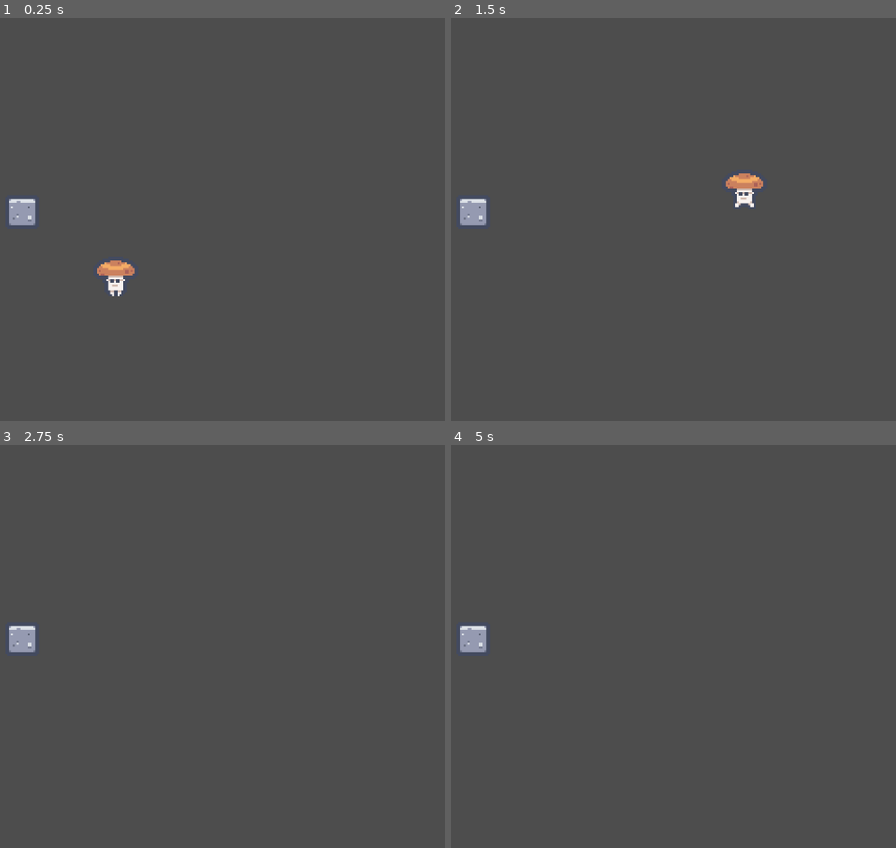
Above: before the commit, frames 1-4 (two rows, left to right).
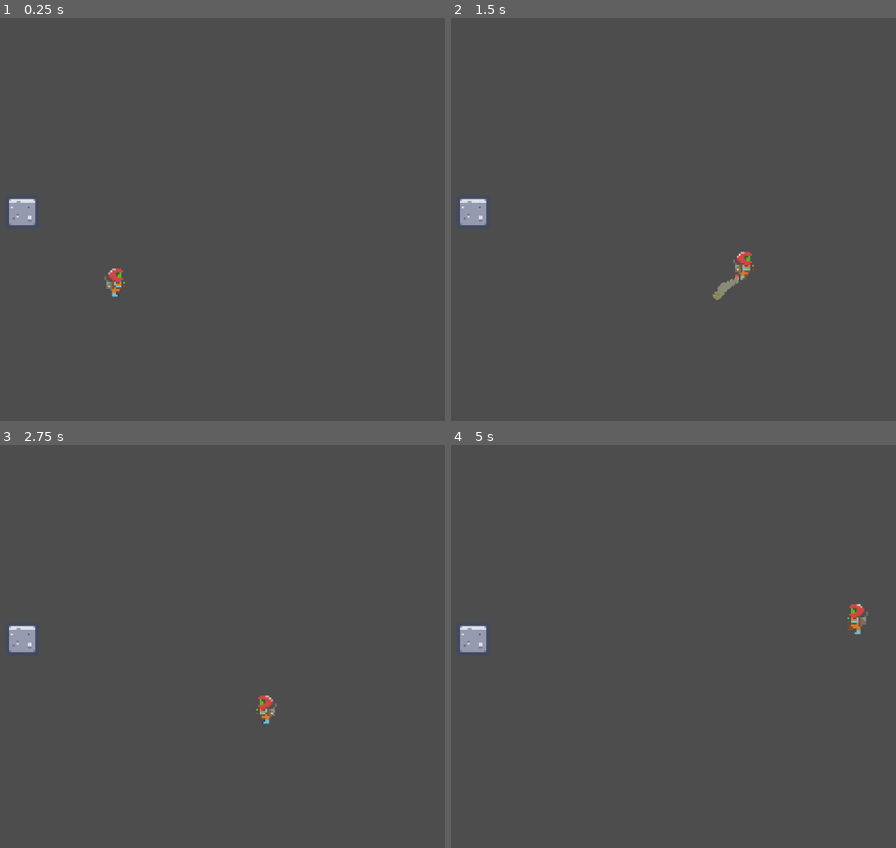
Above: after the commit, the same moments.

Repository: Kerwanc/TrantorIgniation
Game: Godot game, scene res://scenes/game.tscn
Two runs of this game, one before a commit and one after it. Both use one fixed random seed, a clock stepped at 60 frames per second and the inputs below.
Inputs:
- Up to frame 1 (0.25 s): no input
- Up to frame 2 (1.5 s): tap Enter (ui_accept) at 0.5, 1.35 s; hold Enter (ui_accept) 0.53-1.28 s; hold Right (ui_right) from 0.53 s (still down)
- Up to frame 3 (2.75 s): tap Enter (ui_accept) at 1.52, 1.82 s; release Right (ui_right) at 2.03 s; hold Left (ui_left) from 2.03 s (still down); hold Enter (ui_accept) from 2.03 s (still down)
- Up to frame 4 (5 s): release Left (ui_left) at 2.78 s; release Enter (ui_accept) at 2.78 s; hold Right (ui_right) 2.78-4.28 s; tap Enter (ui_accept) at 2.85, 3.02, 3.32, 4.35, 4.52, 4.82 s; hold Enter (ui_accept) 3.53-4.28 s; hold Left (ui_left) from 4.28 s (still down)

The runs differ from the first frame. In frame 1, 0.4% of the frame differs, in the area x 21-31%, y 60-70%; in frame 2, 0.7%, in the area x 58-71%, y 38-70%; in frame 3, 0.2%; in frame 4, 0.2%.

Commit message:
feat(character): changing character sprite and adding hold jump and jetpack effect

Diff:
--- a/scenes/player.gd
+++ b/scenes/player.gd
@@ -1,25 +1,78 @@
 extends CharacterBody2D
 
+const SPEED = 100.0
+const MIN_JUMP_POWER = -100.0
+const MAX_JUMP_POWER = -1000.0
+const CHARGE_RATE = 700.0
 
-const SPEED = 100.0
-const JUMP_VELOCITY = -400.0
+var jump_charge = 0.0
+var jump_used = false
+
+func handle_charge_jump(delta : float) -> void :
+	if Input.is_action_pressed("ui_accept") and not jump_used:
+		jump_charge -= CHARGE_RATE * delta
+		jump_charge = clamp(jump_charge, MAX_JUMP_POWER, 0.0)
+
+func handle_release_jump() -> void :
+	if Input.is_action_just_released("ui_accept") and not jump_used:
+		velocity.y = MIN_JUMP_POWER + jump_charge
+		jump_charge = 0.0
+		jump_used = true
+
+func handle_landing() -> void :
+	if is_on_floor() and jump_used:
+		jump_used = false
+		jump_charge = 0.0
+
+func handle_jump(delta : float) -> void:
+	handle_landing()
+	handle_charge_jump(delta)
+	handle_release_jump()
 
 
-func _physics_process(delta: float) -> void:
-	# Add the gravity.
+func handle_gravity(delta) :
 	if not is_on_floor():
 		velocity += get_gravity() * delta
 
-	# Handle jump .
-	if Input.is_action_just_pressed("ui_accept") or Input.is_action_just_pressed("ui_up") and is_on_floor():
-		velocity.y = JUMP_VELOCITY
-
-	# Get the input direction and handle the movement/deceleration.
-	# As good practice, you should replace UI actions with custom gameplay actions.
+func update_velocity() -> void:
 	var direction := Input.get_axis("ui_left", "ui_right")
 	if direction:
 		velocity.x = direction * SPEED
 	else:
 		velocity.x = move_toward(velocity.x, 0, SPEED)
 
+func manage_particules_orientation(direction) -> void :
+	if direction > 0:
+		$CPUParticles2D.direction = Vector2(-1, -1)
+		$CPUParticles2D.position.x = -4
+	elif direction < 0:
+		$CPUParticles2D.direction = Vector2(1, -1)
+		$CPUParticles2D.position.x = 4
+	else :
+		$CPUParticles2D.direction = Vector2(0, -1)
+
+func proccess_animation() -> void :
+	var direction := Input.get_axis("ui_left", "ui_right")
+	manage_particules_orientation(direction)
+	if direction :
+		if velocity.y == 0 :
+			$AnimatedSprite2D.play("walking")
+		$AnimatedSprite2D.flip_h = direction < 0
+	else :
+		if velocity.y == 0 :
+			$AnimatedSprite2D.play("idle")
+	if velocity.y < 0 :
+		$AnimatedSprite2D.play("flying")
+		$CPUParticles2D.emitting = true
+	if velocity.y > 0 :
+		$AnimatedSprite2D.play("falling")
+		$CPUParticles2D.emitting = false
+
+
+
+func _physics_process(delta: float) -> void:
+	handle_gravity(delta)
+	handle_jump(delta)
+	update_velocity()
+	proccess_animation()
 	move_and_slide()
--- a/scenes/player.tscn
+++ b/scenes/player.tscn
@@ -1,33 +1,88 @@
 [gd_scene format=3 uid="uid://d1os6mj3sfvt"]
 
-[ext_resource type="Texture2D" uid="uid://cgnguj7dywxmt" path="res://assets/characters_packed.png" id="1_3vyb7"]
 [ext_resource type="Script" uid="uid://lj43eeum72hj" path="res://scenes/player.gd" id="1_g2els"]
+[ext_resource type="Texture2D" uid="uid://ba75k7i5yub1w" path="res://assets/Characters/SpaceExplorerSheet(1).png" id="2_g2els"]
+
+[sub_resource type="AtlasTexture" id="AtlasTexture_smehm"]
+atlas = ExtResource("2_g2els")
+region = Rect2(128, 0, 16, 16)
+
+[sub_resource type="AtlasTexture" id="AtlasTexture_fjrip"]
+atlas = ExtResource("2_g2els")
+region = Rect2(112, 0, 16, 16)
+
+[sub_resource type="AtlasTexture" id="AtlasTexture_qhqgy"]
+atlas = ExtResource("2_g2els")
+region = Rect2(0, 0, 16, 16)
 
 [sub_resource type="AtlasTexture" id="AtlasTexture_g2els"]
-atlas = ExtResource("1_3vyb7")
-region = Rect2(48, 24, 24, 24)
+atlas = ExtResource("2_g2els")
+region = Rect2(16, 0, 16, 16)
 
-[sub_resource type="AtlasTexture" id="AtlasTexture_qhqgy"]
-atlas = ExtResource("1_3vyb7")
-region = Rect2(72, 24, 24, 24)
+[sub_resource type="AtlasTexture" id="AtlasTexture_dqkch"]
+atlas = ExtResource("2_g2els")
+region = Rect2(32, 0, 16, 16)
+
+[sub_resource type="AtlasTexture" id="AtlasTexture_qlg0r"]
+atlas = ExtResource("2_g2els")
+region = Rect2(48, 0, 16, 16)
+
+[sub_resource type="AtlasTexture" id="AtlasTexture_tuyoq"]
+atlas = ExtResource("2_g2els")
+region = Rect2(64, 0, 16, 16)
 
 [sub_resource type="SpriteFrames" id="SpriteFrames_dqkch"]
 animations = [{
 "frames": [{
 "duration": 1.0,
-"texture": SubResource("AtlasTexture_g2els")
+"texture": SubResource("AtlasTexture_smehm")
+}],
+"loop": true,
+"name": &"falling",
+"speed": 5.0
 }, {
+"frames": [{
+"duration": 1.0,
+"texture": SubResource("AtlasTexture_fjrip")
+}],
+"loop": true,
+"name": &"flying",
+"speed": 5.0
+}, {
+"frames": [{
 "duration": 1.0,
 "texture": SubResource("AtlasTexture_qhqgy")
 }],
 "loop": true,
 "name": &"idle",
 "speed": 4.0
+}, {
+"frames": [{
+"duration": 1.0,
+"texture": SubResource("AtlasTexture_g2els")
+}, {
+"duration": 1.0,
+"texture": SubResource("AtlasTexture_dqkch")
+}, {
+"duration": 1.0,
+"texture": SubResource("AtlasTexture_qlg0r")
+}, {
+"duration": 1.0,
+"texture": SubResource("AtlasTexture_tuyoq")
+}],
+"loop": true,
+"name": &"walking",
+"speed": 5.0
 }]
 
 [sub_resource type="CapsuleShape2D" id="CapsuleShape2D_3vyb7"]
-radius = 8.0
-height = 18.0
+radius = 4.5
+height = 9.0
+
+[sub_resource type="Gradient" id="Gradient_g2els"]
+offsets = PackedFloat32Array(0.10283688, 0.28014183, 0.4490446, 0.72695035)
+colors = PackedColorArray(1, 0.95686275, 0.9019608, 1, 1, 0.94509804, 0.4627451, 1, 1, 0.59607846, 0, 1, 0.7176471, 0.10980392, 0.10980392, 1)
+metadata/_snap_count = 30
 
 [node name="Player" type="CharacterBody2D" unique_id=1328390747]
 script = ExtResource("1_g2els")
@@ -37,9 +92,23 @@
 sprite_frames = SubResource("SpriteFrames_dqkch")
 animation = &"idle"
 autoplay = "idle"
-frame = 1
-frame_progress = 0.7861472
 
 [node name="CollisionShape2D" type="CollisionShape2D" parent="." unique_id=719731779]
 position = Vector2(0, -9)
 shape = SubResource("CapsuleShape2D_3vyb7")
+
+[node name="CPUParticles2D" type="CPUParticles2D" parent="." unique_id=1410025910]
+position = Vector2(-4, -4)
+emitting = false
+amount = 500
+lifetime = 0.4
+one_shot = true
+particle_flag_align_y = true
+direction = Vector2(-1, 0)
+spread = 30.0
+initial_velocity_min = 50.0
+initial_velocity_max = 100.0
+scale_amount_min = 0.5
+scale_amount_max = 2.0
+color = Color(0.5482341, 0.56586486, 0.52507347, 1)
+color_ramp = SubResource("Gradient_g2els")
Binary file added: assets/Characters/SpaceExplorerSheet(1).png
Not shown, added: assets/Characters/SpaceExplorerSheet(1).png.import
